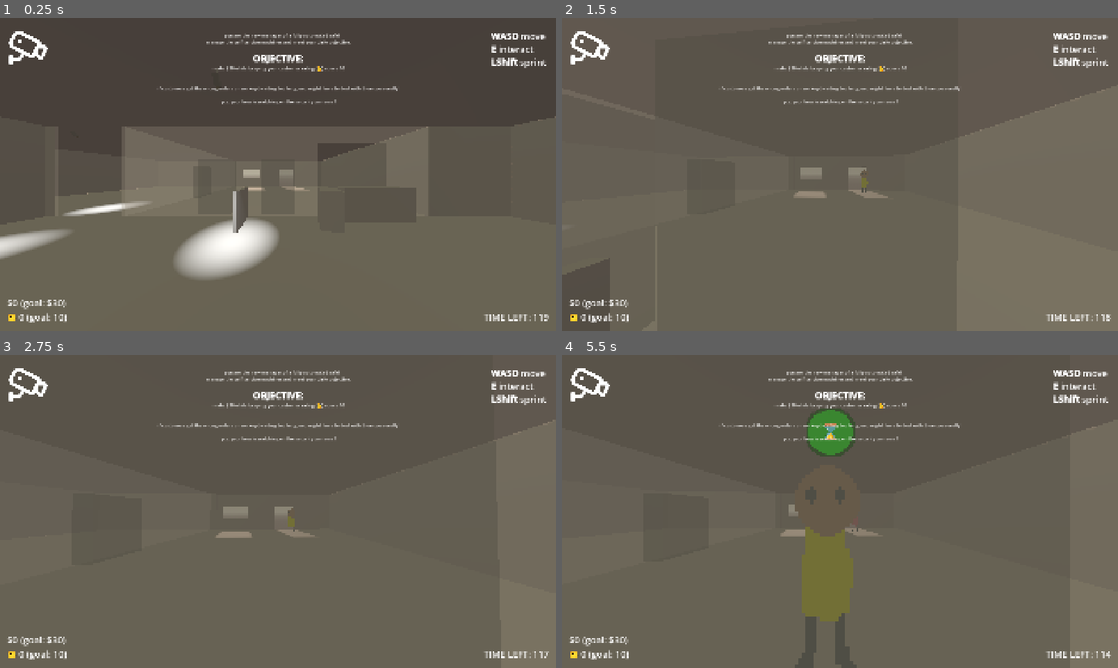
Above: before the commit, frames 1-4 (two rows, left to right).
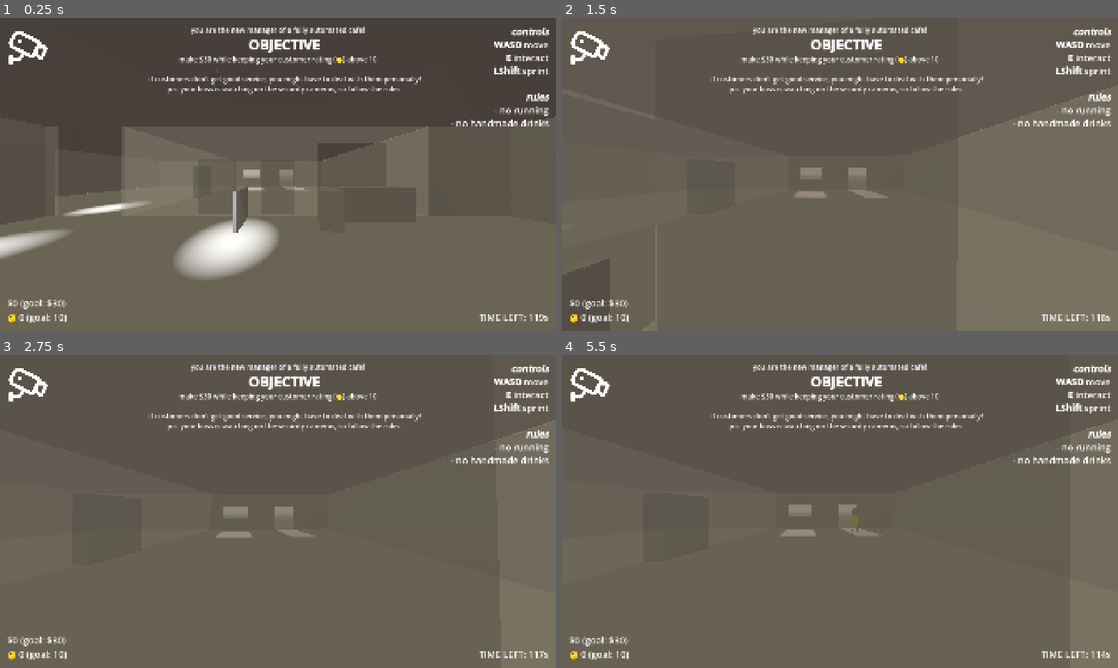
Above: after the commit, the same moments.

Repository: Sunday-Studio-Team/cafe
Game: Godot game, scene res://main.tscn
Two runs of this game, one before a commit and one after it. Both use one fixed random seed, a clock stepped at 60 frames per second and the inputs below.
Inputs (mouse positions are in pixels of both pictures, inside the frame that each line leads up to):
- Up to frame 1 (0.25 s): no input
- Up to frame 2 (1.5 s): move the mouse to (867, 174) at 0.52 s; hold Shift (sprint) 0.53-1.28 s; hold W (move_forward) from 0.53 s (still down); move the mouse to (812, 174) at 1.27 s; tap E (interact) at 1.35 s
- Up to frame 3 (2.75 s): keep holding W (move_forward); tap Shift (sprint) at 1.55 s; tap Enter at 2 s; move the mouse to (289, 505) at 2.02 s; hold Shift (sprint) from 2.03 s (still down)
- Up to frame 4 (5.5 s): keep holding W (move_forward); tap Space at 2.75, 5 s; move the mouse to (834, 517) at 2.77 s; release Shift (sprint) at 2.78 s; tap I at 2.85 s; tap Shift (sprint) at 3.05, 4.55 s; move the mouse to (878, 514) at 3.52 s; hold Shift (sprint) 3.53-4.28 s; tap Enter at 4.25 s; move the mouse to (795, 508) at 4.27 s; tap E (interact) at 4.35 s; move the mouse to (845, 511) at 5.02 s; hold Shift (sprint) from 5.03 s (still down)

The runs differ from the first frame. In frame 1, 4.1% of the frame differs, in the area x 1-99%, y 2-98%; in frame 2, 4.1%; in frame 3, 4.1%; in frame 4, 7.5%.

Commit message:
update tutorial text, add list of rules in UI

Diff:
--- a/godot/main.gd
+++ b/godot/main.gd
@@ -27,8 +27,10 @@
 
 	# spawn one customer early off-sync with the timers wait time
 	# so we dont have to wait loads every time we start the game to test
-	await get_tree().create_timer(1, false).timeout
-	customer_spawn_timer.timeout.emit()
+	# NOTE: commenting this out for now since maybe its better to give people
+	# a few seconds to read the tutorial text and get their bearings
+	#await get_tree().create_timer(1, false).timeout
+	#customer_spawn_timer.timeout.emit()
 
 
 func _on_customer_spawn_timer_timeout() -> void:
--- a/godot/main.tscn
+++ b/godot/main.tscn
@@ -250,22 +250,29 @@
 [node name="CctvIndicator" type="TextureRect" parent="UI/MarginContainer/VBoxContainer/HBoxContainer" unique_id=1082245281]
 custom_minimum_size = Vector2(150, 0)
 layout_mode = 2
-size_flags_horizontal = 8
-size_flags_vertical = 8
+size_flags_horizontal = 0
+size_flags_vertical = 0
 texture = ExtResource("7_ycdy4")
 expand_mode = 4
 
-[node name="Controls" type="RichTextLabel" parent="UI/MarginContainer/VBoxContainer/HBoxContainer" unique_id=1478058715]
-custom_minimum_size = Vector2(200, 0)
+[node name="ControlsRules" type="RichTextLabel" parent="UI/MarginContainer/VBoxContainer/HBoxContainer" unique_id=1478058715]
+custom_minimum_size = Vector2(400, 0)
 layout_mode = 2
 size_flags_horizontal = 10
 theme_override_font_sizes/normal_font_size = 32
 theme_override_font_sizes/bold_font_size = 32
+theme_override_font_sizes/bold_italics_font_size = 32
 bbcode_enabled = true
-text = "[b]WASD[/b] move
+text = "[b][i]controls[/i][/b]
+[b]WASD[/b] move
 [b]E[/b] interact
-[b]LShift[/b] sprint"
+[b]LShift[/b] sprint
+
+[b][i]rules[/i][/b]
+- no running
+- no handmade drinks"
 fit_content = true
+horizontal_alignment = 2
 vertical_alignment = 2
 
 [node name="Spacer" type="Control" parent="UI/MarginContainer/VBoxContainer" unique_id=1118819587]
@@ -333,7 +340,8 @@
 [node name="Objective" type="RichTextLabel" parent="UI/MarginContainer" unique_id=2027255565]
 custom_minimum_size = Vector2(400, 250)
 layout_mode = 2
-theme_override_font_sizes/bold_font_size = 32
+theme_override_font_sizes/normal_font_size = 24
+theme_override_font_sizes/bold_font_size = 48
 bbcode_enabled = true
 text = "[b]OBJECTIVE:[/b]
 
@@ -356,7 +364,7 @@
 modulate = Color(0.7314912, 0, 0.07300905, 1)
 layout_mode = 2
 theme_override_font_sizes/font_size = 64
-text = "-1 🙂caught sprinting"
+text = "-1 🙂caught running"
 horizontal_alignment = 1
 
 [node name="CaughtRemaking" type="Label" parent="UI/MarginContainer" unique_id=2091099460]
--- a/godot/ui.gd
+++ b/godot/ui.gd
@@ -37,7 +37,7 @@
 	)
 	Events.player_caught_sprinting.connect(
 		func():
-			caught_printing_label.text = "-%s🙂 caught sprinting" % Global.penalty_for_sprinting
+			caught_printing_label.text = "-%s🙂 caught running" % Global.penalty_for_sprinting
 			caught_printing_label.show()
 			await get_tree().create_timer(1, false).timeout
 			caught_printing_label.hide()
@@ -50,12 +50,10 @@
 			caught_remaking_label.hide()
 	)
 	objective.text = (
-		"
-		you are the new manager of a fully automated cafe! \n manage the self-service machines and meet your daily objective:
-		\n [b]OBJECTIVE:[/b] \n make %s while keeping your customer rating (🙂) above %s
-		\n \n if customers get the wrong orders or are kept waiting too long, you might have to deal with them personally!
-		\n p.s. your boss is watching on the security cameras !
-		"
+		"you are the new manager of a fully automated cafe!
+		[b]OBJECTIVE[/b] \n make %s while keeping your customer rating (🙂) above %s \n
+		if customers don't get good service, you might have to deal with them personally!
+		p.s. your boss is watching on the security cameras, so follow the rules."
 		% [Global.float_to_price(Global.goal_profit), Global.goal_customer_score]
 	)
 
@@ -66,6 +64,7 @@
 func _physics_process(_delta: float) -> void:
 	update_score_indicators()
 	update_interactable_ui()
+	update_time_indicator()
 	update_cctv_indicator()
 
 
@@ -75,7 +74,10 @@
 		+ " (goal: %s)" % Global.float_to_price(Global.goal_profit)
 	)
 	customer_happiness_label.text = "🙂 " + str(Global.customer_score) + " (goal: %s)" % Global.goal_customer_score
-	time_left_label.text = "TIME LEFT: " + str(int(game_timer.time_left))
+
+
+func update_time_indicator() -> void:
+	time_left_label.text = "TIME LEFT: %ss" % int(game_timer.time_left)
 
 
 func update_interactable_ui() -> void:
Not shown, changed: godot/todo.md
